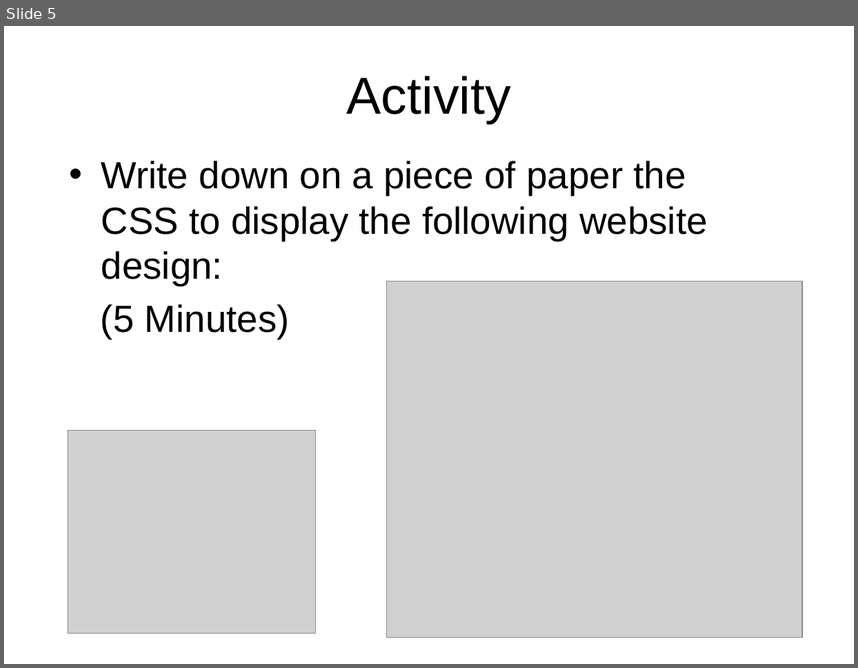
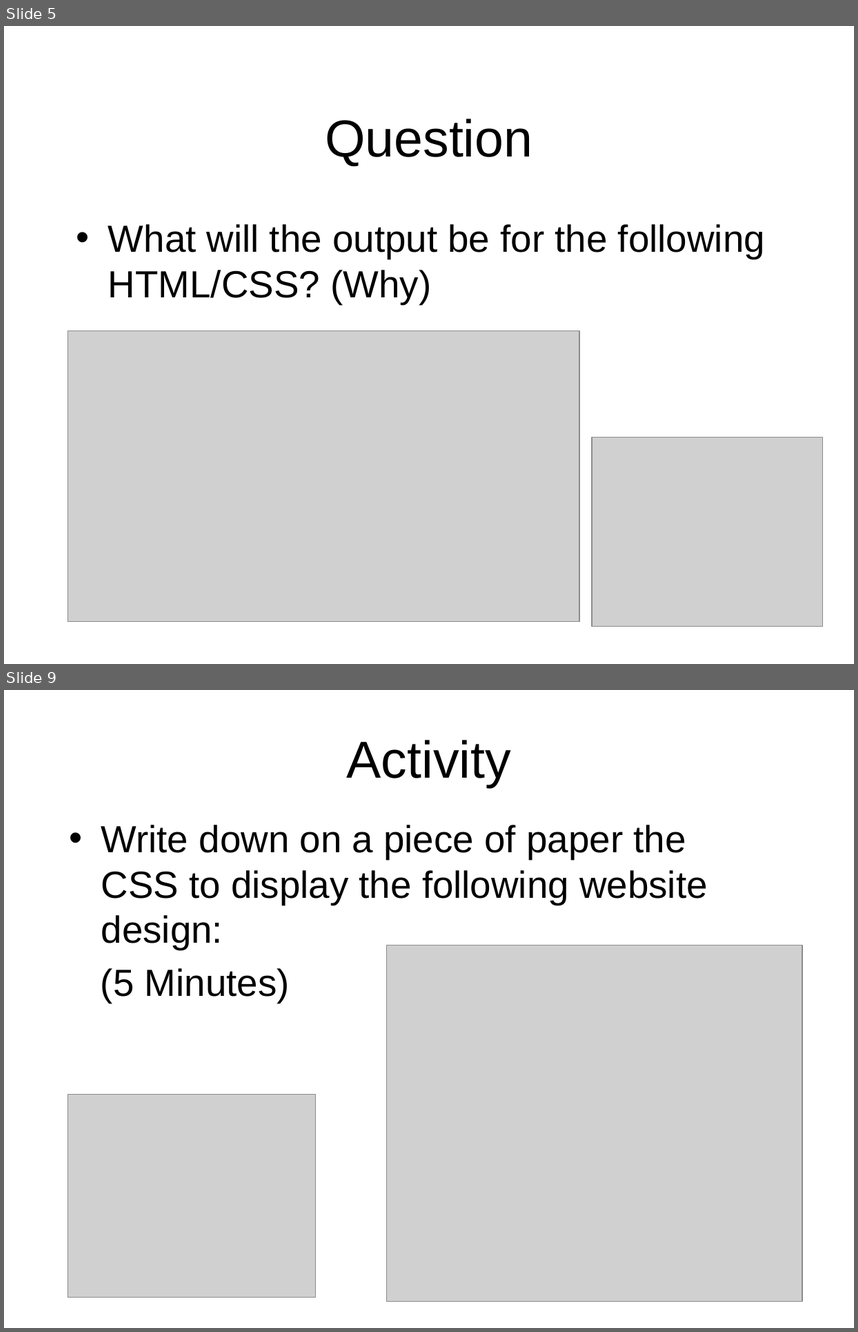
Before and after one commit to octaviordz/zjnu2017.github.io, a slide deck: WAD/lectures/090--Introduction.to.Javascript.pptx. Shown one above the other, each under a label of ours: slide 5 before the commit, slides 5 and 9 after it; the slides between them are not shown. The pictures are 858x668 and 858x1332 pixels, drawn with LibreOffice and Linux fonts; fonts in the diff are those of the drawing; grey boxes stand for pictures. Boxes give left, top, right and bottom in pixels: in the first picture for what was removed or moved away, otherwise in the second. Text is boxed around its words. In the diff, an @@ line names an element or a change of style, - is before the commit and + after.

```diff
--- a/WAD/lectures/090--Introduction.to.Javascript.pptx
+++ b/WAD/lectures/090--Introduction.to.Javascript.pptx
@@ slide 5 added at [4, 26, 854, 664], background #FFFFFF @@
@@ title added at [325, 118, 533, 166], 44 pt, text #000000 @@
+Question
@@ text added at [108, 224, 765, 304], 32 pt, text #000000 @@
+• What will the output be for the following HTML/CSS? (Why)
@@ picture added at [67, 330, 579, 621] @@
@@ picture added at [593, 437, 822, 626] @@
@@ what was slide 5 is now slide 9 @@
```
Also in this commit, not shown: 3 other slides added.
